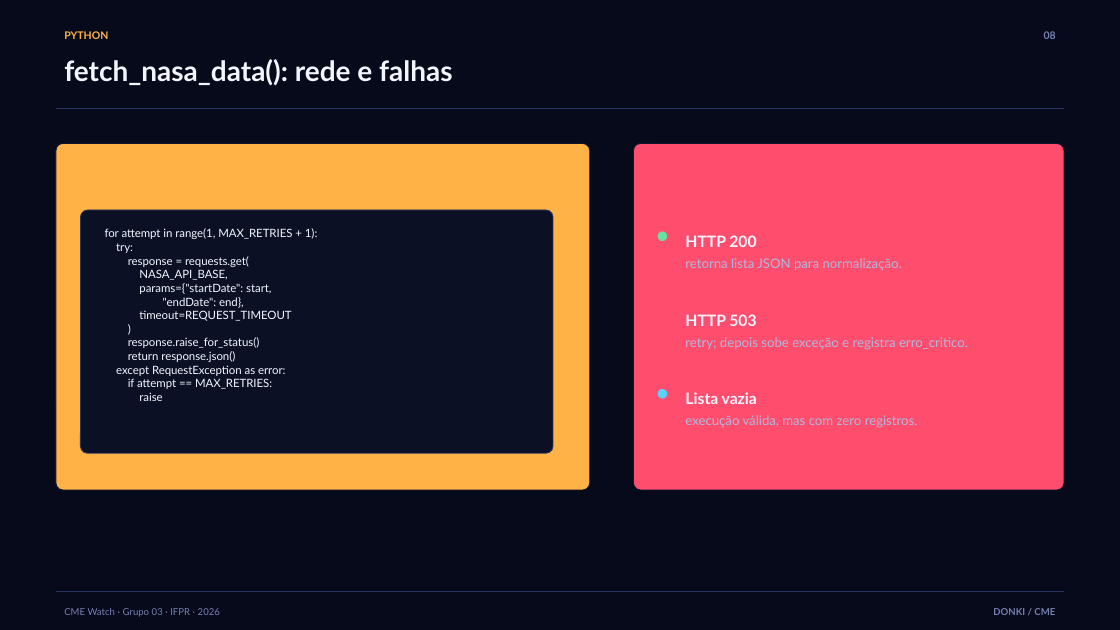
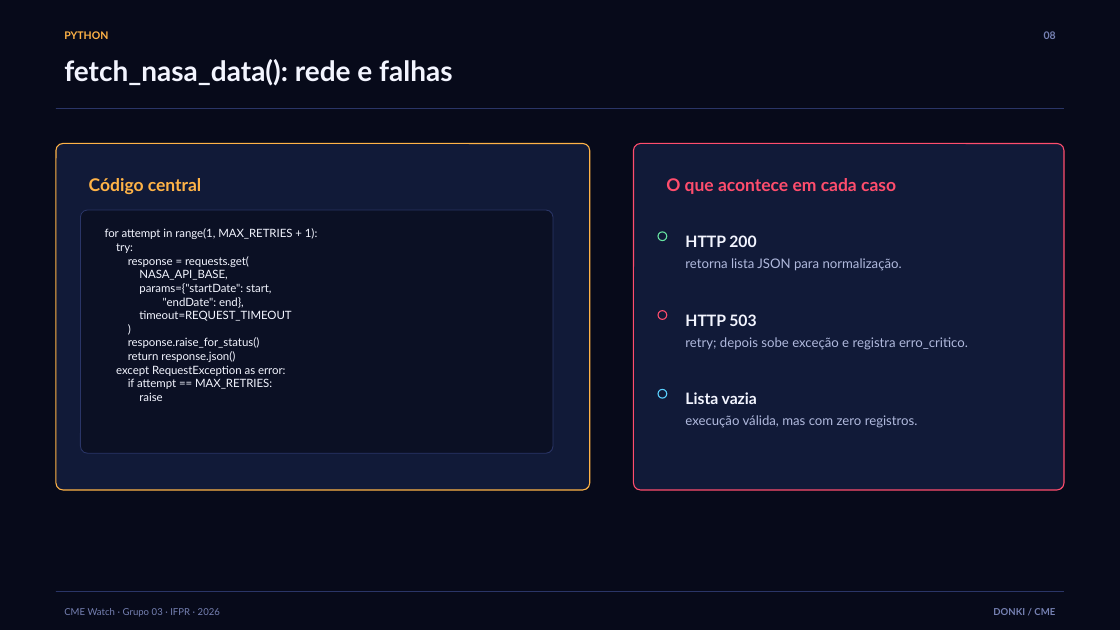
Before and after one commit to SN-2026-GRUPO-03-NASA/DONKI-CME, a slide deck: slide 8 of docs/apresentacao_CME_Watch.pptx. Drawn at 1120x630 pixels with LibreOffice and Linux fonts; fonts in the diff are those of the drawing. Boxes give left, top, right and bottom in pixels: in the first picture for what was removed or moved away, otherwise in the second. Text is boxed around its words. In the diff, an @@ line names an element or a change of style, - is before the commit and + after.

```diff
--- a/docs/apresentacao_CME_Watch.pptx
+++ b/docs/apresentacao_CME_Watch.pptx
@@ rounded rectangle at (56, 144, 590, 490): fill #FFB347 to #111A38; outline #101630 0.75 pt to #FFB347 0.94 pt @@
@@ rounded rectangle at (634, 144, 1064, 490): fill #FF4D6D to #111A38; outline #101630 0.75 pt to #FF4D6D 0.94 pt @@
@@ text added at (89, 178, 201, 194), 15 pt, text #FFB347, bold @@
+Código central
@@ text added at (666, 178, 896, 194), 15 pt, text #FF4D6D, bold @@
+O que acontece em cada caso
@@ ellipse at (658, 232, 666, 240): fill #66E3A1 to #111A38; outline #66E3A1 0.75 pt to #66E3A1 0.94 pt @@
@@ ellipse at (658, 311, 666, 319): fill #FF4D6D to #111A38; outline #FF4D6D 0.75 pt to #FF4D6D 0.94 pt @@
@@ ellipse at (658, 390, 666, 398): fill #5AD1FF to #111A38; outline #5AD1FF 0.75 pt to #5AD1FF 0.94 pt @@
```
Also in this commit, not shown: 17 other slides changed.
